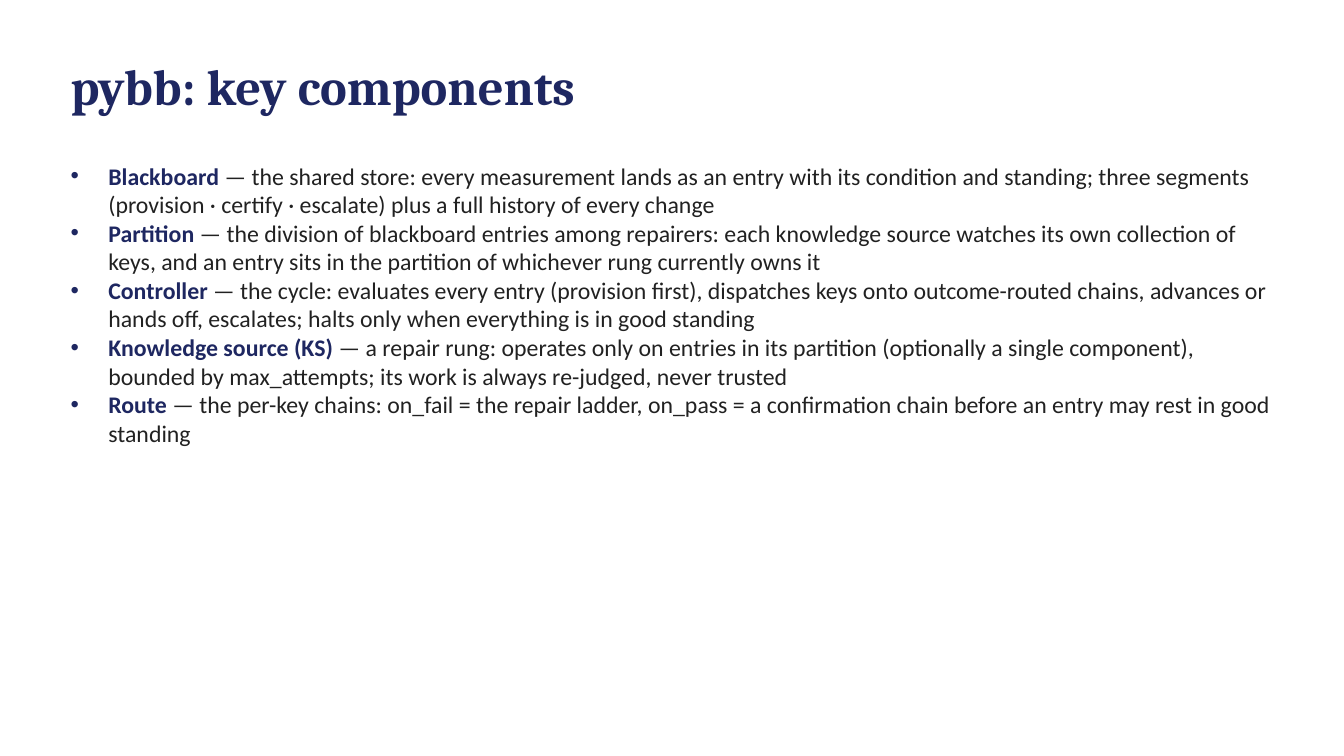
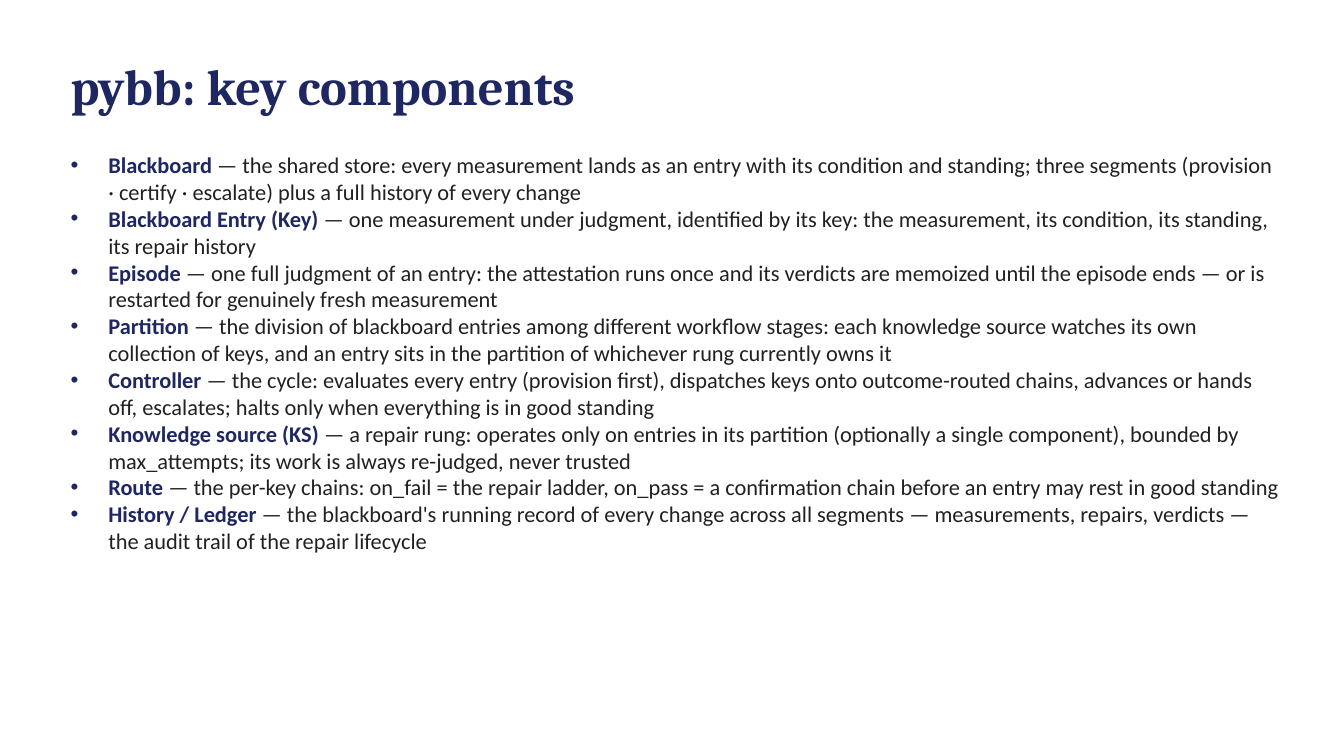
Before and after one commit to ku-sldg/pybb, a slide deck: slide 6 of docs/video_slides_draft.pptx. Drawn at 1344x756 pixels with LibreOffice and Linux fonts; fonts in the diff are those of the drawing. Boxes give left, top, right and bottom in pixels: in the first picture for what was removed or moved away, otherwise in the second. Text is boxed around its words. In the diff, an @@ line names an element or a change of style, - is before the commit and + after.

```diff
--- a/docs/video_slides_draft.pptx
+++ b/docs/video_slides_draft.pptx
@@ text "Blackboard — the shared store: ...": place and size @@
-text "Blackboard — the shared store: ..." at (108, 168, 1270, 446)
+text "Blackboard — the shared store: ..." at (108, 157, 1278, 553)
@@ text at (108, 157, 1278, 499): size 17 to 16 pt in "Blackboard — the shared store: every measurement ...", "Controller — the cycle: evaluates every entry ...", "Knowledge source (KS) — a repair rung: ...", "Route — the per-key chains: on_fail = ..." @@
@@ text at (108, 210, 1268, 365): text changed; size 17 to 16 pt @@
-• Partition — the division of blackboard entries among repairers: each knowledge source watches its own collection of keys, and an entry sits in the partition of whichever rung currently owns it
+• Blackboard Entry (Key) — one measurement under judgment, identified by its key: the measurement, its condition, its standing, its repair history
+• Episode — one full judgment of an entry: the attestation runs once and its verdicts are memoized until the episode ends — or is restarted for genuinely fresh measurement
+• Partition — the division of blackboard entries among different workflow stages: each knowledge source watches its own collection of keys, and an entry sits in the partition of whichever rung currently owns it
@@ text at (108, 506, 1224, 553): paragraph added @@
+• History / Ledger — the blackboard's running record of every change across all segments — measurements, repairs, verdicts — the audit trail of the repair lifecycle
```
Also in this commit, not shown: 1 other slide changed, 2 other files.
